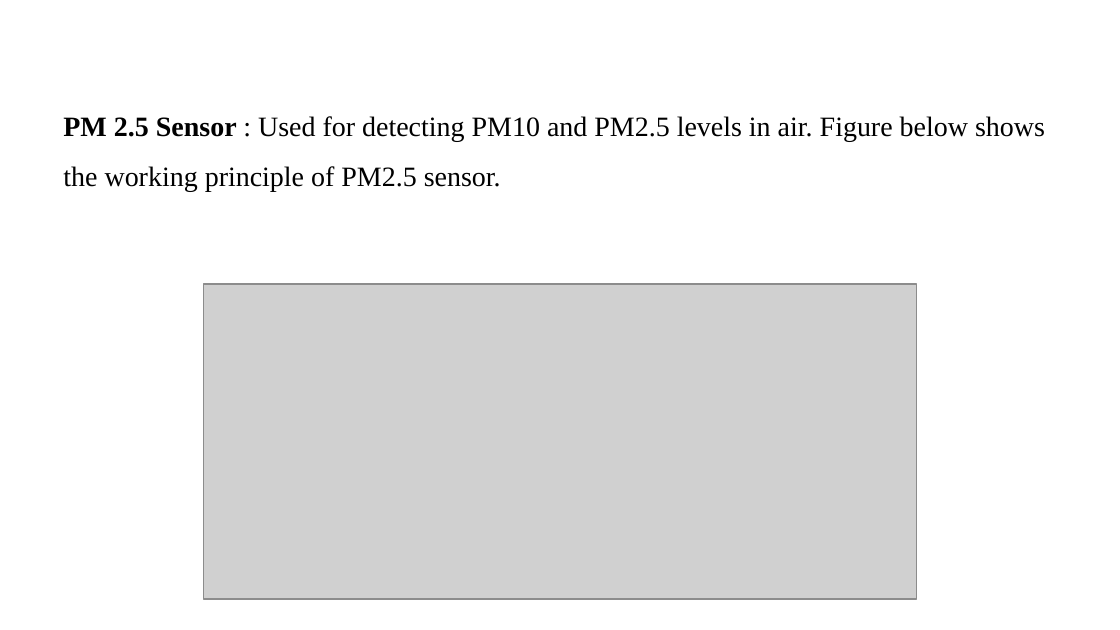
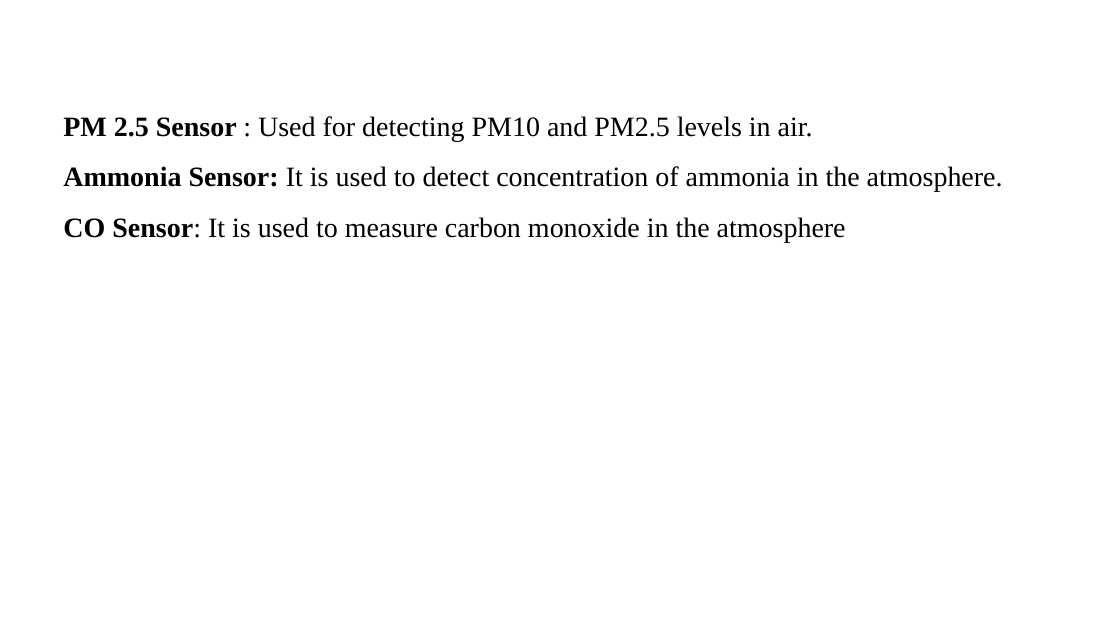
Before and after one commit to Avikr76/Major_project, a slide deck: slide 10 of Major Project Phase 2.pptx. Drawn at 1120x630 pixels with LibreOffice and Linux fonts; fonts in the diff are those of the drawing; grey boxes stand for pictures. Boxes give left, top, right and bottom in pixels: in the first picture for what was removed or moved away, otherwise in the second. Text is boxed around its words. In the diff, an @@ line names an element or a change of style, - is before the commit and + after.

```diff
--- a/Major Project Phase 2.pptx
+++ b/Major Project Phase 2.pptx
@@ text at box(63, 116, 1003, 242): text changed @@
-PM 2.5 Sensor : Used for detecting PM10 and PM2.5 levels in air. Figure below shows the working principle of PM2.5 sensor.
+PM 2.5 Sensor : Used for detecting PM10 and PM2.5 levels in air.
+Ammonia Sensor: It is used to detect concentration of ammonia in the atmosphere.
+CO Sensor: It is used to measure carbon monoxide in the atmosphere
@@ picture removed at box(203, 284, 916, 599) @@
```
Also in this commit, not shown: 9 other slides changed.
